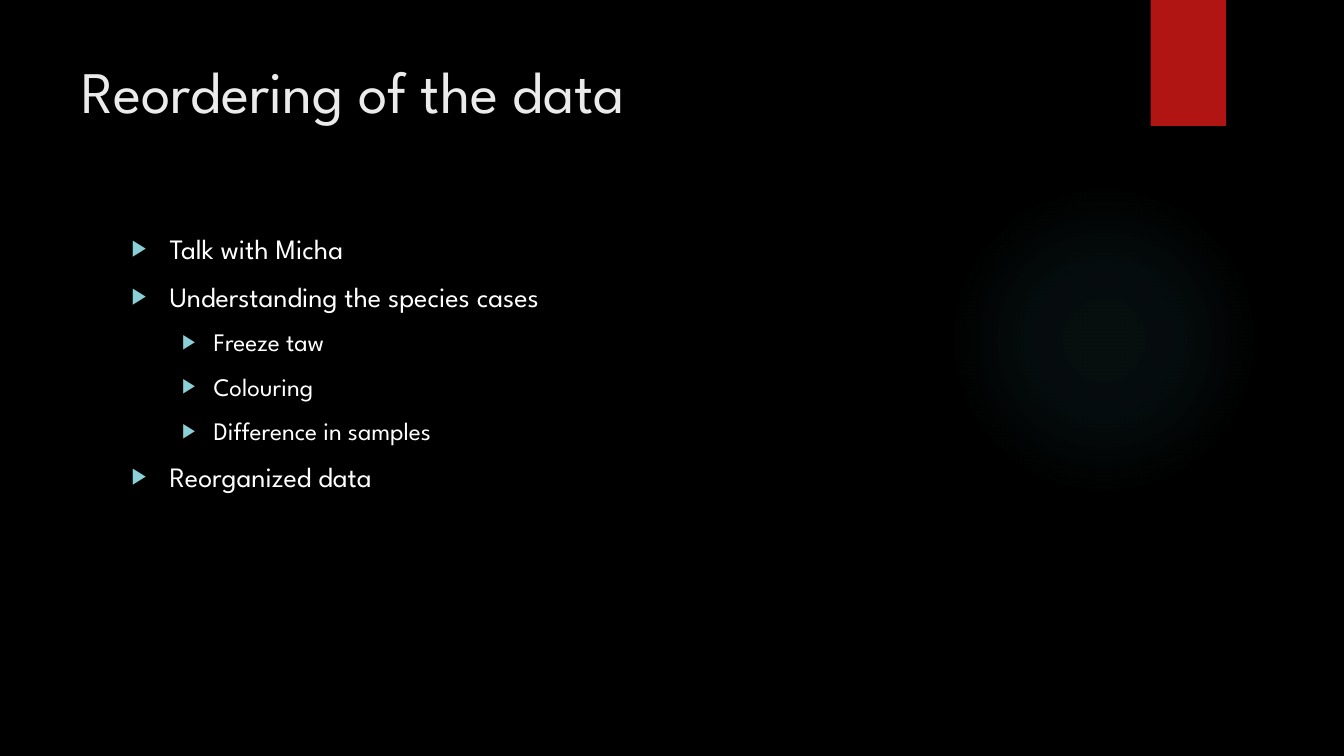
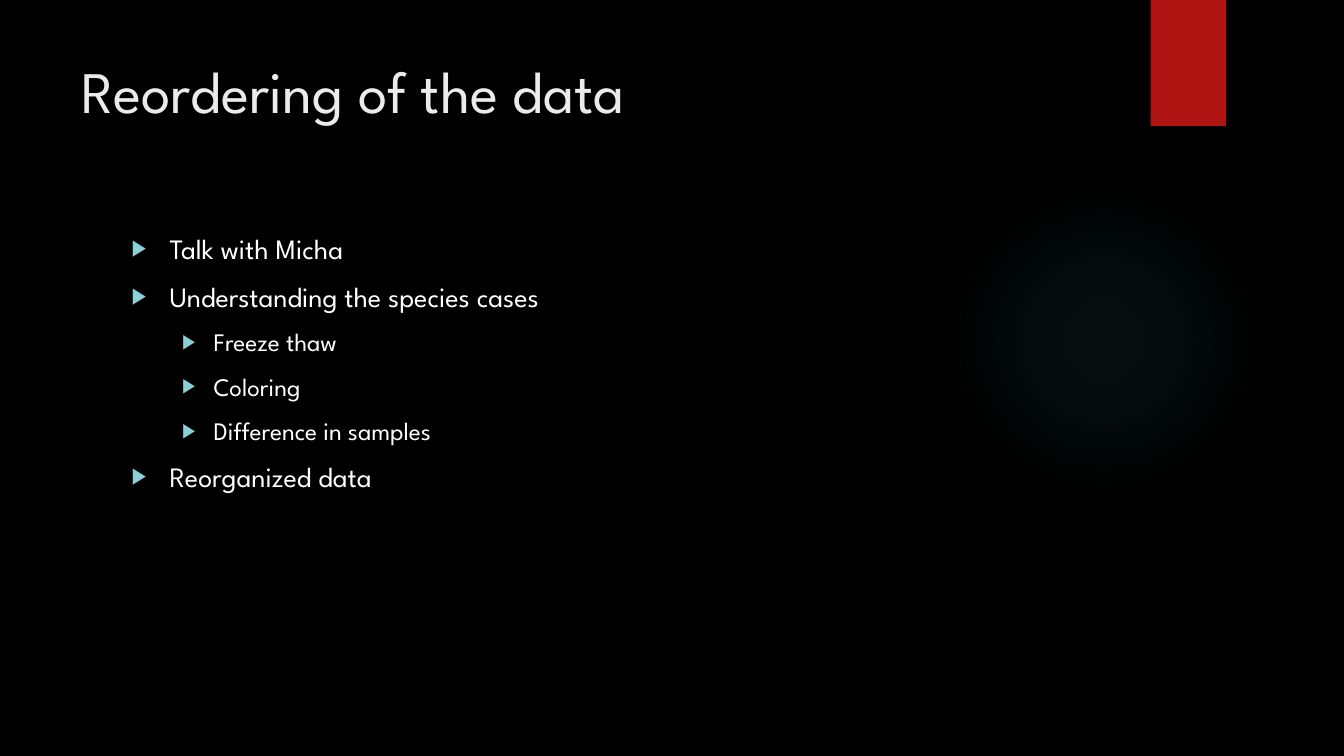
Before and after one commit to PascalVisser/bioplastic_degradation, a slide deck: slide 3 of EndofsprintPresentation.pptx. Drawn at 1344x756 pixels with LibreOffice and Linux fonts; fonts in the diff are those of the drawing; background and template pictures are left out. Boxes give left, top, right and bottom in pixels: in the first picture for what was removed or moved away, otherwise in the second. Text is boxed around its words. In the diff, an @@ line names an element or a change of style, - is before the commit and + after.

Commit message:
Add files via upload
update presentation

```diff
--- a/EndofsprintPresentation.pptx
+++ b/EndofsprintPresentation.pptx
@@ text at bbox=[214, 333, 337, 402]: text changed @@
-  ▶ Freeze taw
-  ▶ Colouring
+  ▶ Freeze thaw
+  ▶ Coloring
```
Also in this commit, not shown: 2 other slides changed.
